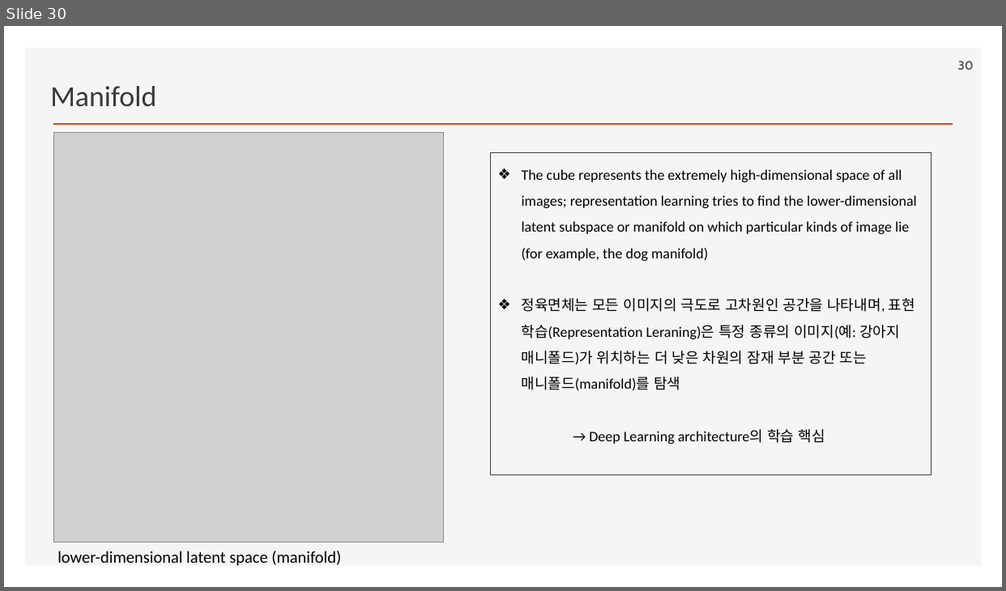
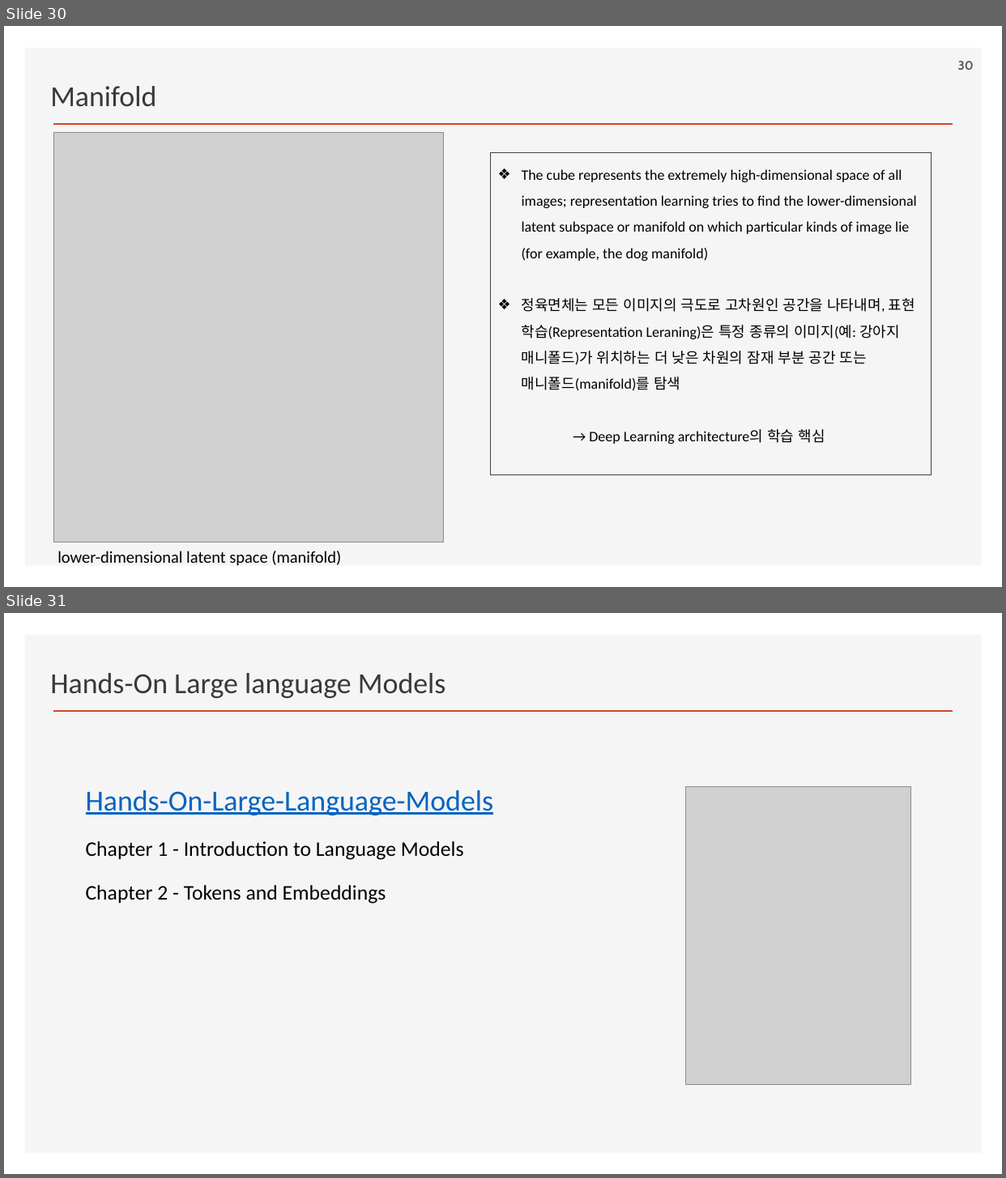
Before and after one commit to ancestor9/2026_Fall_AI-Literacy, a slide deck: Generative Deep Learning.pptx. Shown one above the other, each under a label of ours: slide 30 before the commit, slides 30 and 31 after it. The pictures are 1006x591 and 1006x1178 pixels, drawn with LibreOffice and Linux fonts; fonts in the diff are those of the drawing; grey boxes stand for pictures; background and template pictures are left out. Boxes give left, top, right and bottom in pixels: in the first picture for what was removed or moved away, otherwise in the second. Text is boxed around its words. In the diff, an @@ line names an element or a change of style, - is before the commit and + after.

```diff
--- a/Generative Deep Learning.pptx
+++ b/Generative Deep Learning.pptx
@@ slide 31 added at [4, 613, 1002, 1174], background #FFFFFF; not listed: 2 template elements that a slide beside it also shows @@
@@ text added at [50, 673, 446, 698], 28 pt, text #3B3838 @@
+Hands-On Large language Models
@@ text added at [86, 790, 494, 904], 20 pt, text #000000 @@
+Hands-On-Large-Language-Models
+Chapter 1 - Introduction to Language Models
+Chapter 2 - Tokens and Embeddings
@@ picture added at [686, 787, 911, 1085] @@
```
Also in this commit, not shown: 1 slide changed.
